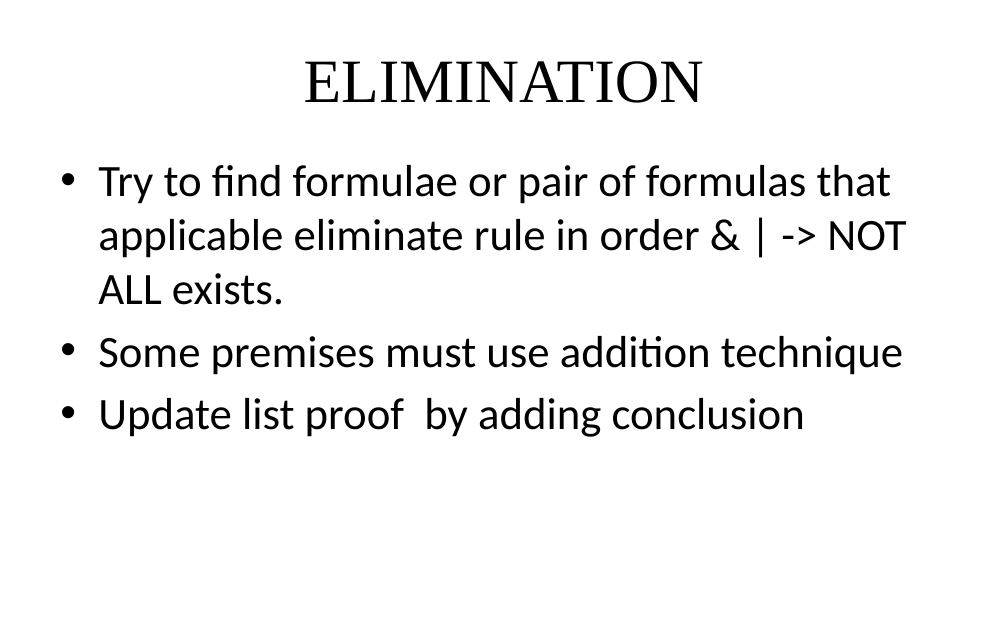
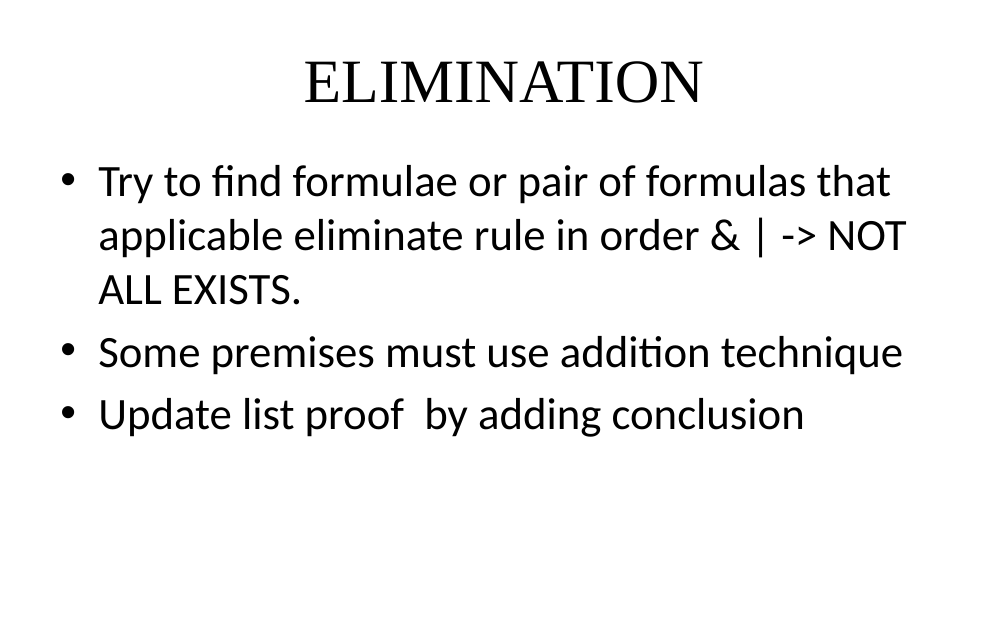
Before and after one commit to giang-rocker/logic, a slide deck: slide 11 of Report/SUY LUẬN TỰ NHIÊN.pptx. Drawn at 1008x630 pixels with LibreOffice and Linux fonts; fonts in the diff are those of the drawing. Boxes give left, top, right and bottom in pixels: in the first picture for what was removed or moved away, otherwise in the second. Text is boxed around its words. In the diff, an @@ line names an element or a change of style, - is before the commit and + after.

```diff
--- a/Report/SUY LUẬN TỰ NHIÊN.pptx
+++ b/Report/SUY LUẬN TỰ NHIÊN.pptx
@@ text at (98, 165, 906, 305): text changed @@
-        • Try to find formulae or pair of formulas that applicable eliminate rule in order & | -> NOT ALL exists.
+        • Try to find formulae or pair of formulas that applicable eliminate rule in order & | -> NOT ALL EXISTS.
```
Also in this commit, not shown: 3 other slides changed.
